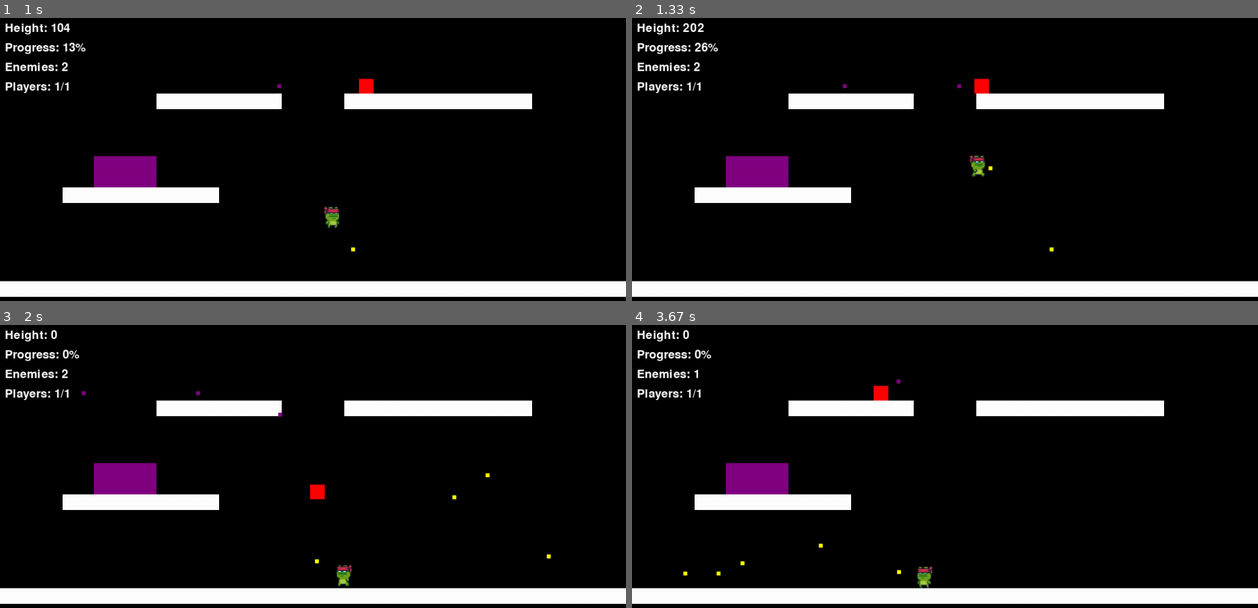
Above: before the commit, frames 1-4 (two rows, left to right).
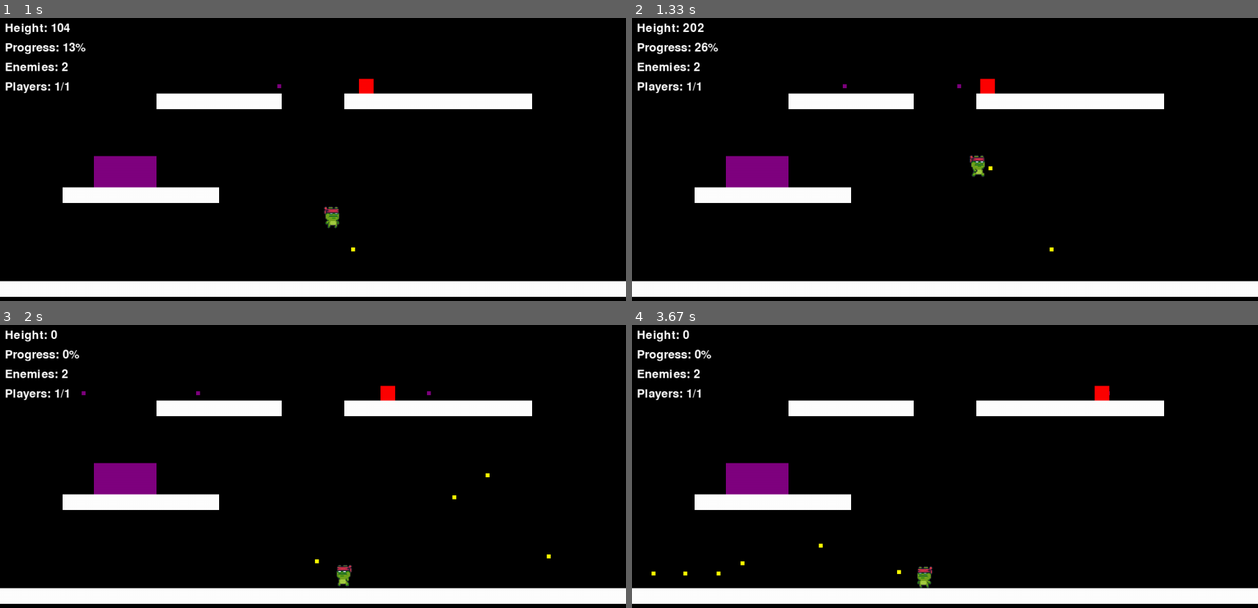
Above: after the commit, the same moments.

Repository: thisprojects/platform-pygame
Game: pygame game, started from start.py
The game is run twice, just before and just after one commit, with the same random seed, the same clock (stepped at 60 frames per second) and the same inputs.
Inputs:
- Up to frame 1 (1 s): type "1 (at the terminal prompt)" at 0 s; type "1 (at the terminal prompt)" at 0 s; hold D 0.33-0.8 s; hold W from 0.83 s (still down); tap Space at 0.9 s
- Up to frame 2 (1.33 s): release W at 1.13 s; hold D from 1.17 s (still down); tap Space at 1.23 s
- Up to frame 3 (2 s): tap Space at 1.53, 1.73 s; release D at 1.63 s; hold A from 1.67 s (still down)
- Up to frame 4 (3.67 s): tap Space at 2.03, 2.3, 2.6, 2.73, 3.13, 3.53 s; release A at 2.2 s; hold A 2.23-2.63 s; hold W 2.67-3.03 s; hold Down 3.07-3.43 s; hold Down from 3.47 s (still down)

Frame 1 is identical in both runs. In frame 2, 0.1% of the frame differs, in the area x 54-58%, y 21-27%; in frame 3, 0.3%; in frame 4, 0.3%, in the area x 3-77%, y 15-89%.

Commit message:
feat: imeplement enemy patroling

Diff:
--- a/enemy.py
+++ b/enemy.py
@@ -26,18 +26,11 @@
         self.vel_x = random.choice([-ENEMY_SPEED, ENEMY_SPEED])
         self.vel_y = 0
         self.on_ground = False
-        self.direction_timer = 0
-        self.direction_change_interval = random.uniform(
-            1.2, 3.6
-        )  # Seconds (was 60-180 frames)
 
     def update(self, platforms, obstacles, delta_time):
-        # Randomly change direction
-        self.direction_timer += delta_time
-        if self.direction_timer >= self.direction_change_interval:
-            self.vel_x = random.choice([-ENEMY_SPEED, ENEMY_SPEED, 0])
-            self.direction_timer = 0
-            self.direction_change_interval = random.uniform(1.2, 3.6)
+        # Check for platform edges and reverse direction
+        if self._check_platform_edge(platforms, delta_time):
+            self.vel_x = -self.vel_x
 
         # Apply gravity (multiply by delta_time)
         self.vel_y += GRAVITY * delta_time
@@ -110,6 +103,33 @@
                         self.y = float(self.rect.y)
                         self.vel_y = 0
 
+    def _check_platform_edge(self, platforms, delta_time):
+        """Check if enemy is approaching a platform edge."""
+        # Only check edges when on ground and moving
+        if not self.on_ground or self.vel_x == 0:
+            return False
+
+        # Calculate lookahead distance
+        lookahead_distance = abs(self.vel_x * delta_time) + 5
+
+        # Determine check position based on direction
+        if self.vel_x > 0:  # Moving right
+            check_x = self.rect.right + lookahead_distance
+        else:  # Moving left
+            check_x = self.rect.left - lookahead_distance
+
+        check_y = self.rect.bottom + 10  # Check 10px below feet
+
+        # Create small test rect
+        test_rect = pygame.Rect(check_x - 2, check_y - 2, 4, 4)
+
+        # Check if any platform exists at this position
+        for platform in platforms:
+            if test_rect.colliderect(platform.rect):
+                return False  # Ground exists - safe
+
+        return True  # No ground - edge detected
+
     def try_shoot(self, projectiles_group, delta_time):
         # Convert per-second probability to per-frame using delta_time
         if random.random() < ENEMY_SHOOT_CHANCE * delta_time:
